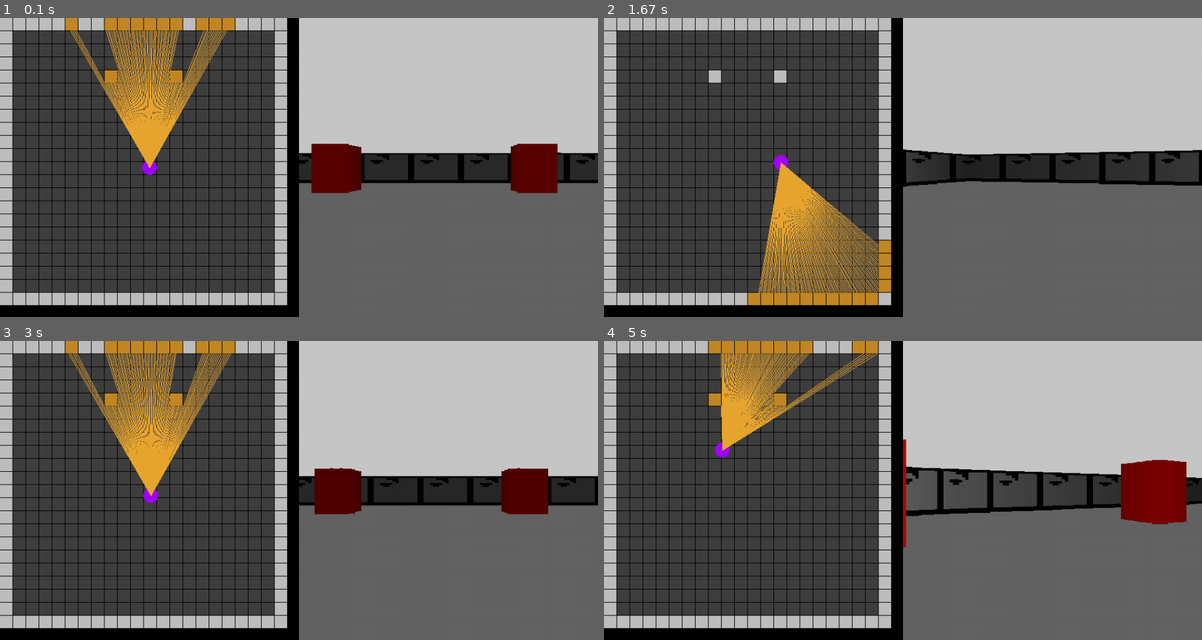
Above: before the commit, frames 1-4 (two rows, left to right).
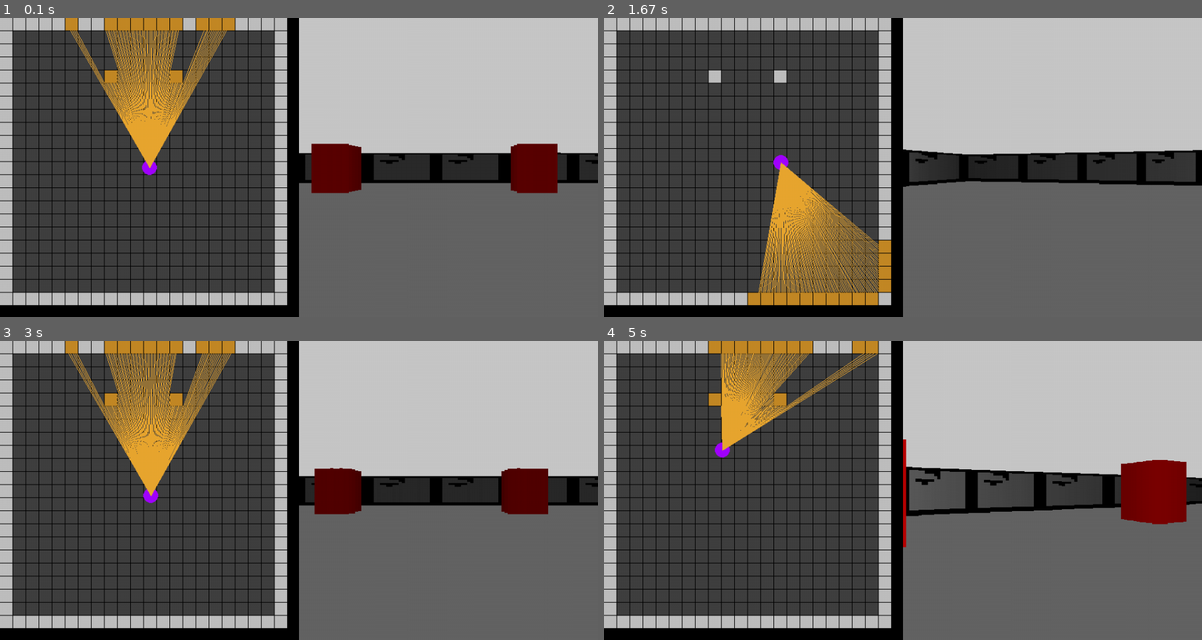
Above: after the commit, the same moments.

Repository: TLDispenser/My-Projects
Game: pygame game, started from 3d Rendering egenen/pygame_rendering/rendering.py
The game is run twice, just before and just after one commit, with the same random seed, the same clock (stepped at 60 frames per second) and the same inputs.
Inputs:
- Up to frame 1 (0.1 s): no input
- Up to frame 2 (1.67 s): hold Right 0.33-0.8 s; hold Up 0.83-1.13 s; hold Right 1.17-1.63 s
- Up to frame 3 (3 s): hold Left 1.67-2.2 s; hold Down 2.23-2.53 s; hold Left 2.57-2.97 s
- Up to frame 4 (5 s): hold Up 3-3.37 s; hold Right 3.4-4.03 s; hold Down 4.07-4.43 s; hold Left 4.47-4.93 s; hold Right from 4.97 s (still down)

The runs differ from the first frame. In frame 1, 1.1% of the frame differs, in the area x 50-100%, y 45-55%; in frame 2, 1.3%; in frame 3, 0.9%; in frame 4, 1.3%, in the area x 50-100%, y 43-57%.

Commit message:
I FIXED IT!!! rendering.py
the texture scale is made!

Diff:
--- a/3d Rendering egenen/pygame_rendering/rendering.py
+++ b/3d Rendering egenen/pygame_rendering/rendering.py
@@ -71,6 +71,7 @@
 
 #ray-casting algorithm
 def ray_casting(printt):
+    visible_tiles = set()
     #left angle of FOV
     start_angle = player_angle - HALF_FOV
     #lists
@@ -100,6 +101,9 @@
                 depth *= math.cos(player_angle - start_angle)
 
                 temp_depth_list.append(depth)
+
+                #sees how may tiles there are
+                visible_tiles.add((col, row))
                 break
         #increment angle by step
         start_angle += STEP_ANGLE
@@ -133,12 +137,10 @@
         number_of_symbol_prevous = 0
         temp_depth_range_counter = 0
         for where_and_how_much in range(0, len(result), 2):
-            texture_counter = result[where_and_how_much + 1] % TEXTURE_SIZE
+            #texture_counter = result[where_and_how_much + 1] % TEXTURE_SIZE
             #use 1 devoided my somthing like depth to not increase when geting closer
             #check to see how many tiles im seeing!!!!!!!
-            texture_counter_increaser = int(1 / int((1 + depth * depth * 0.0001)))
-            if texture_counter_increaser < 1:
-                texture_counter_increaser = 1
+            texture_counter_increaser = len(visible_tiles) / TEXTURE_SIZE
             for number_of_symbol in range(result[where_and_how_much + 1]):
                 depth = temp_depth_list[temp_depth_range_counter]
                 #calculate wall_height
@@ -159,7 +161,7 @@
                     color1 = 0 / (1 + depth * depth * 0.0001)
                     color2 = 0 / (1 + depth * depth * 0.0001)
                 if result[where_and_how_much] == 'M':
-                    texture_position = (texture_counter // TILES_TO_SEE) * (TEXTURE_SIZE // (TEXTURE_SIZE // TILES_TO_SEE))
+                    texture_position = int(texture_counter) #(texture_counter // TILES_TO_SEE) * (TEXTURE_SIZE // (TEXTURE_SIZE // TILES_TO_SEE))
                     #(texture_counter / TILES_TO_SEE) * TEXTURE_SIZE
                     #(TILES_TO_SEE / texture_counter)
                      #ONLY WANT TO SHOW 1 so maybe devide or multply by TILES_TO_SEE BUT it figure out to to keep in array
